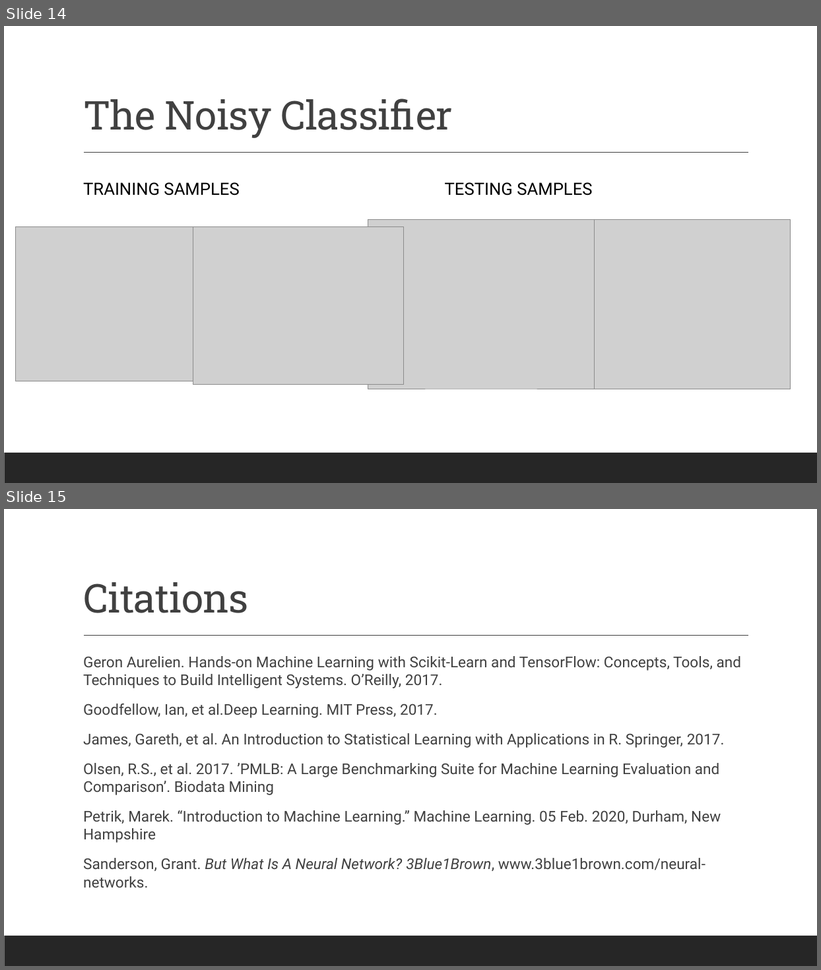
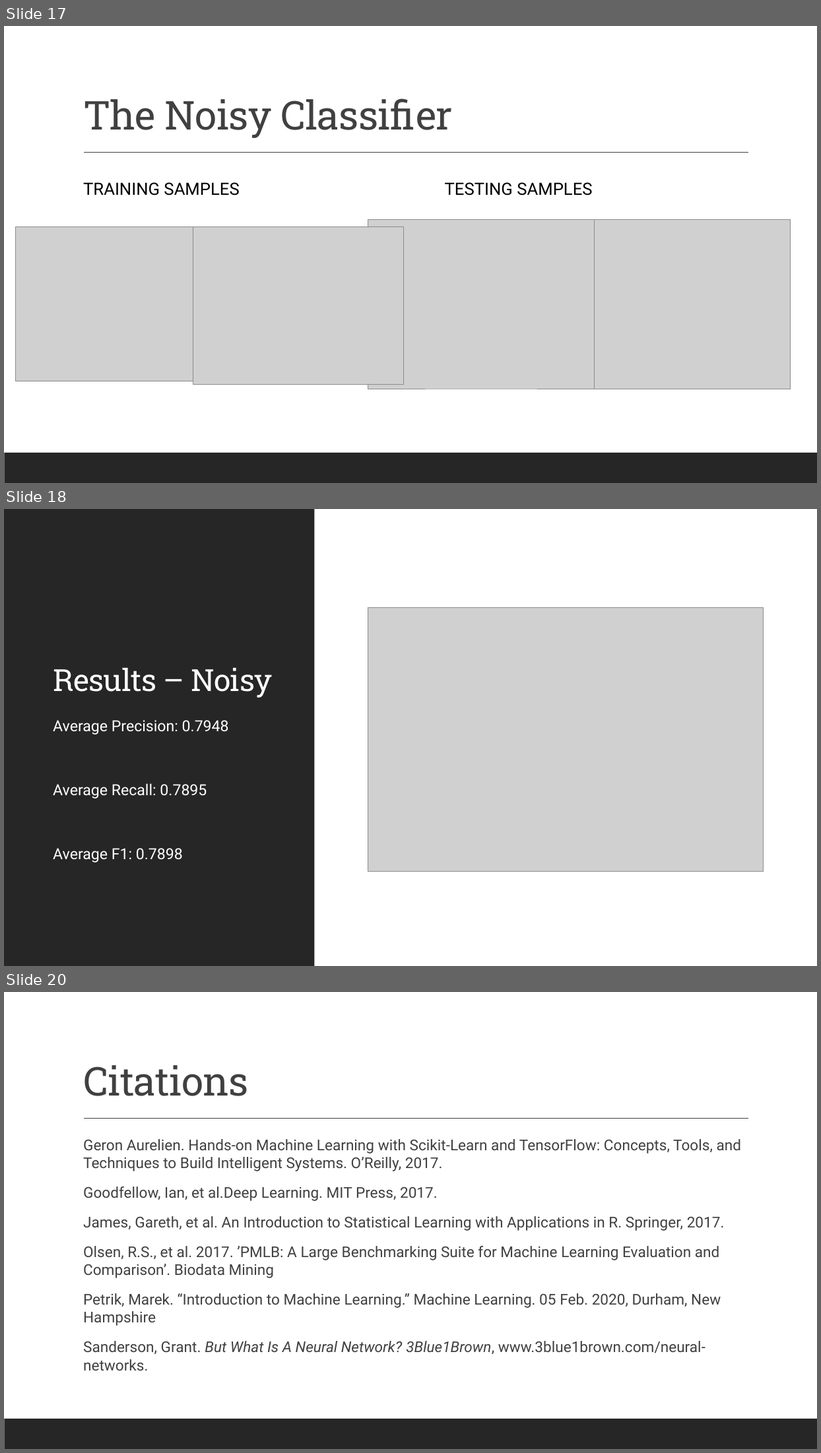
Before and after one commit to landonbuell/Convolutional-Neural-Networks, a slide deck: Presentations/14_02_2020/Evaluating Benchmarks for SGD Classifier.pptx. Shown one above the other, each under a label of ours: slides 14 and 15 before the commit, slides 17, 18 and 20 after it; the slides between them are not shown. The pictures are 821x970 and 821x1453 pixels, drawn with LibreOffice and Linux fonts; fonts in the diff are those of the drawing; grey boxes stand for pictures. Boxes give left, top, right and bottom in pixels: in the first picture for what was removed or moved away, otherwise in the second. Text is boxed around its words. In the diff, an @@ line names an element or a change of style, - is before the commit and + after.

Commit message:
14 Feb 2020
- Final Corrections to presentation
- Added confusion matricies images
- Finished program to read output of metrics program

```diff
--- a/Presentations/14_02_2020/Evaluating Benchmarks for SGD Classifier.pptx
+++ b/Presentations/14_02_2020/Evaluating Benchmarks for SGD Classifier.pptx
@@ slide 18 added at <box>4,509,817,966</box>, background #FFFFFF @@
@@ rectangle added at <box>4,509,314,966</box>, fill #262626 @@
@@ picture added at <box>368,608,764,871</box> @@
@@ title added at <box>53,667,272,698</box>, 36 pt, text #FFFFFF @@
+Results – Noisy
@@ text added at <box>53,720,229,863</box>, 18 pt, text #FFFFFF @@
+Average Precision: 0.7948
+Average Recall: 0.7895
+Average F1: 0.7898
@@ what was slide 14 is now slide 17 @@
@@ what was slide 15 is now slide 20 @@
```
Also in this commit, not shown: 3 slides changed, 4 other slides added, 6 other files.
